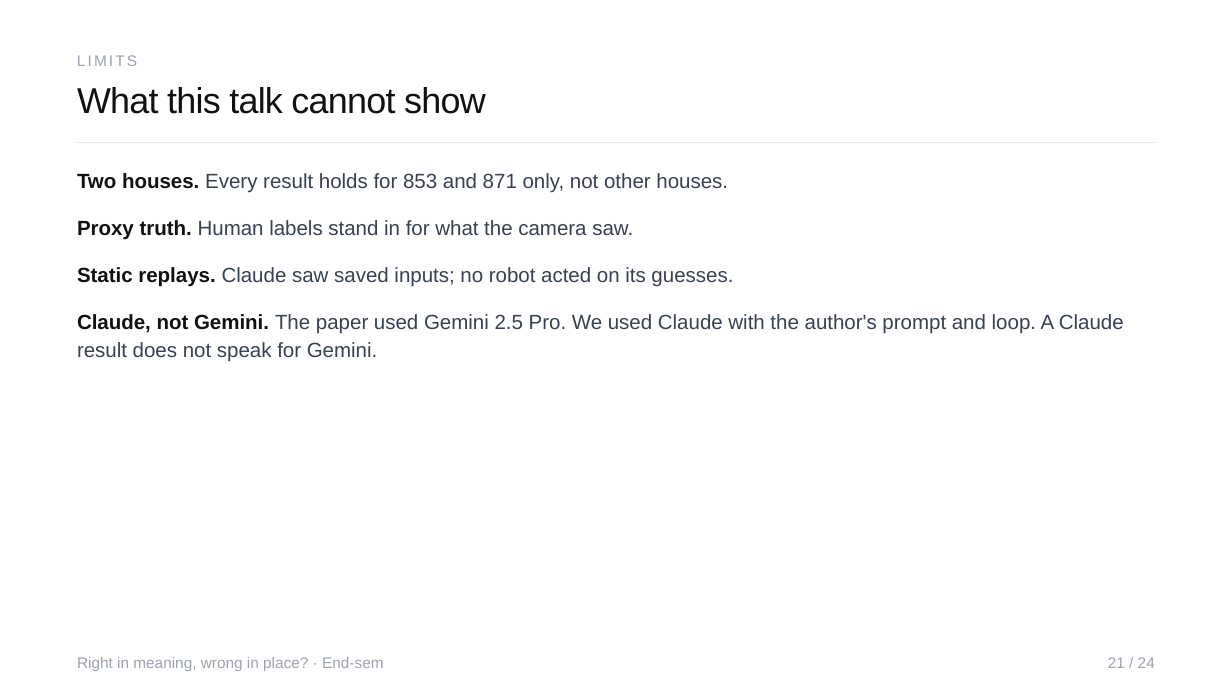
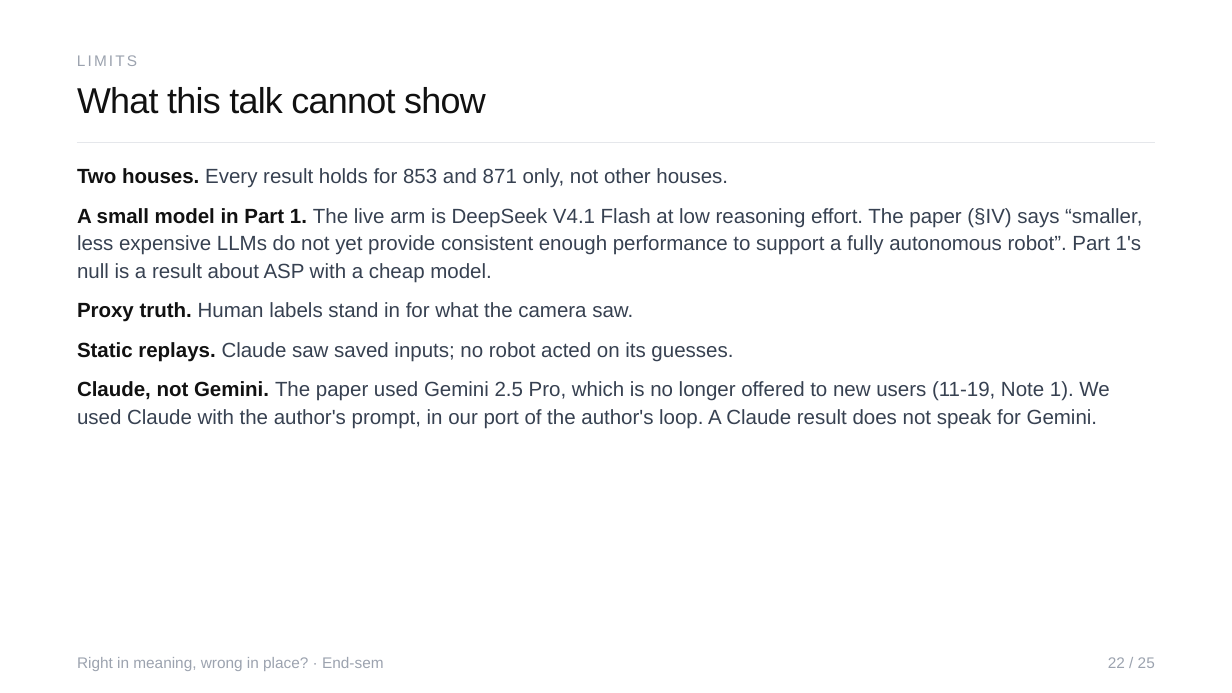
Before and after one commit to Sher110106/validity-aware-active-semantic-exploration, a slide deck: slide 22 of docs/endsem_2026-11/ASP_Endsem.pptx (slide 21 before the commit). Drawn at 1232x693 pixels with LibreOffice and Linux fonts; fonts in the diff are those of the drawing. Boxes give left, top, right and bottom in pixels: in the first picture for what was removed or moved away, otherwise in the second. Text is boxed around its words. In the diff, an @@ line names an element or a change of style, - is before the commit and + after.

```diff
--- a/docs/endsem_2026-11/ASP_Endsem.pptx
+++ b/docs/endsem_2026-11/ASP_Endsem.pptx
@@ text added at (77,208,1142,283), 16 pt, text #374151 @@
+A small model in Part 1. The live arm is DeepSeek V4.1 Flash at low reasoning effort. The paper (§IV) says “smaller, less expensive LLMs do not yet provide consistent enough performance to support a fully autonomous robot”. Part 1's null is a result about ASP with a cheap model.
@@ line spacing 22.4pt to 21.6pt in 3 elements at (77,168,728,188), (77,342,733,362), (77,302,633,322) @@
@@ text "Proxy truth. Human labels stand ...": place and size @@
-text "Proxy truth. Human labels stand ..." at (77,220,633,240)
+text "Proxy truth. Human labels stand ..." at (77,302,633,322)
@@ text "Static replays. Claude saw saved ...": place and size @@
-text "Static replays. Claude saw saved ..." at (77,267,733,287)
+text "Static replays. Claude saw saved ..." at (77,342,733,362)
@@ text at (77,381,1109,429): text changed @@
-Claude, not Gemini. The paper used Gemini 2.5 Pro. We used Claude with the author's prompt and loop. A Claude result does not speak for Gemini.
+Claude, not Gemini. The paper used Gemini 2.5 Pro, which is no longer offered to new users (11-19, Note 1). We used Claude with the author's prompt, in our port of the author's loop. A Claude result does not speak for Gemini.
@@ text at (1108,657,1155,668): text changed @@
-21 / 24
+22 / 25
```
Also in this commit, not shown: 24 other slides changed, 4 slides added, 1 slide removed, 8 other files.
